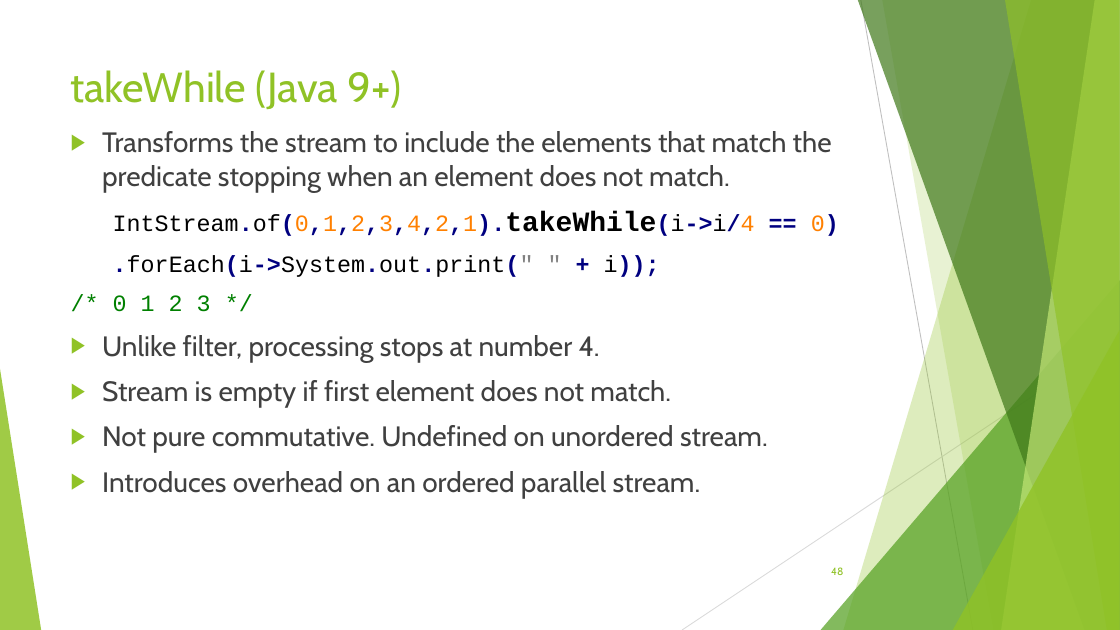
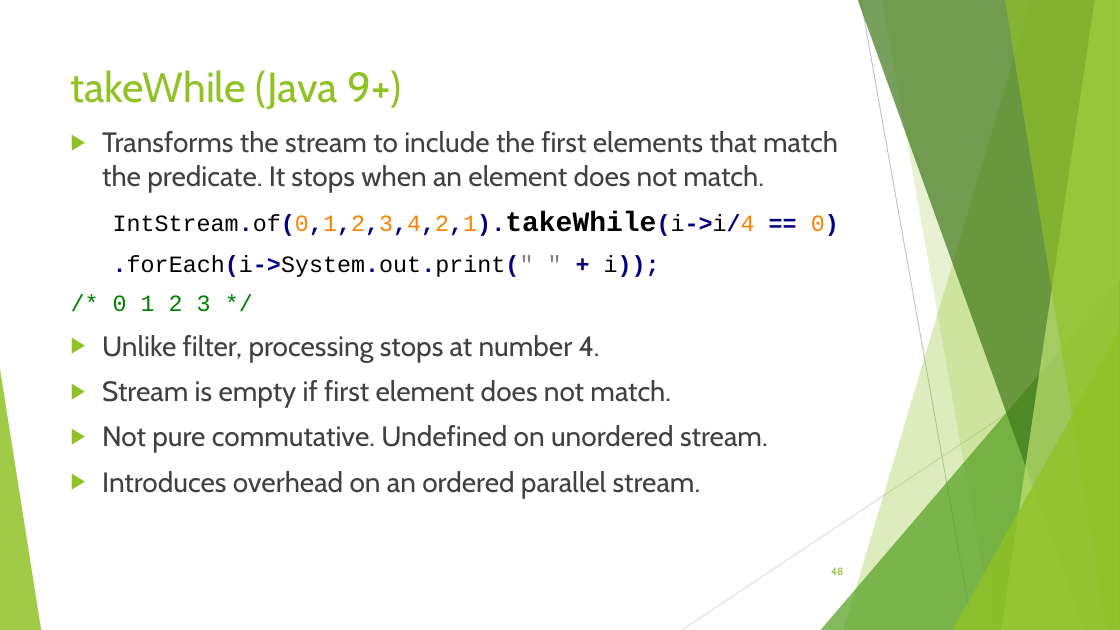
Before and after one commit to RichardRoda/2017-CodePaLOUsa-Lambda, a slide deck: slide 48 of Learning to Love the Lambda in the Stream.pptx. Drawn at 1120x630 pixels with LibreOffice and Linux fonts; fonts in the diff are those of the drawing. Boxes give left, top, right and bottom in pixels: in the first picture for what was removed or moved away, otherwise in the second. Text is boxed around its words. In the diff, an @@ line names an element or a change of style, - is before the commit and + after.

Commit message:
Clean up takeWhile and dropWhile slides.  Update .pdf with latest changes.

```diff
--- a/Learning to Love the Lambda in the Stream.pptx
+++ b/Learning to Love the Lambda in the Stream.pptx
@@ text at (102,131,838,192): text changed @@
-▶ Transforms the stream to include the elements that match the predicate stopping when an element does not match.
+▶ Transforms the stream to include the first elements that match the predicate. It stops when an element does not match.
```
Also in this commit, not shown: 8 other slides changed, 1 other file.
